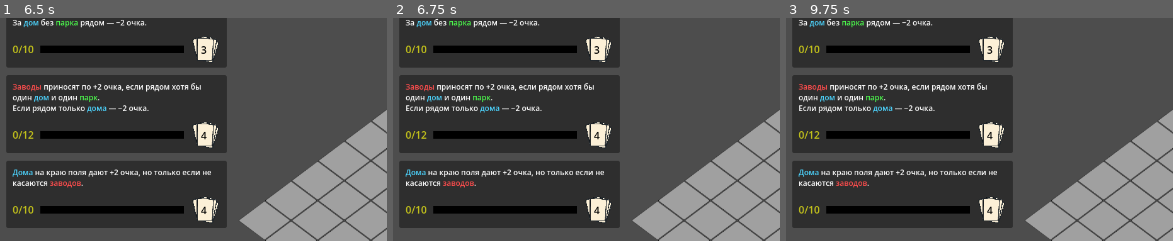
Above: before the commit, frames 1-3 (left to right).
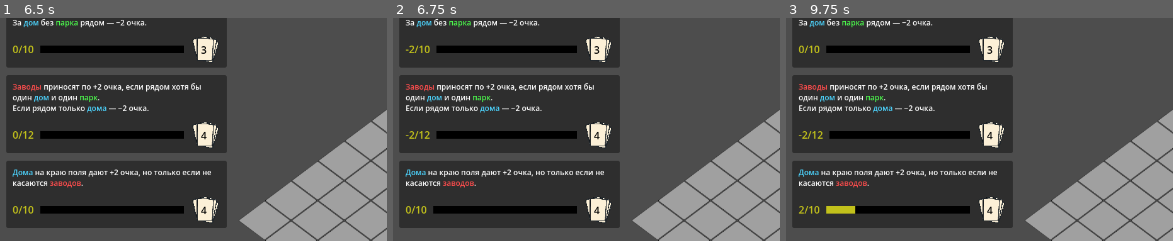
Above: after the commit, the same moments.

Repository: Suruks/Deck-and-Districts-Godot
Game: Godot game, scene res://main.tscn
The game is run twice, just before and just after one commit, with the same random seed, the same clock (stepped at 60 frames per second) and the same inputs.
Inputs (mouse positions are % of the whole screen's width and height, from its top left):
- Up to frame 1 (6.5 s): tap Enter at 0.5, 2, 3.5 s; move the mouse to (7, 91) at 0.52 s; tap R every 0.75 s from 0.6 to 5.85 s; click (7, 91) at 0.67 s; tap Space at 1.25, 2.75, 4.25 s; move the mouse to (16, 91) at 1.27 s; click (16, 91) at 1.42 s; move the mouse to (26, 91) at 2.02 s; click (26, 91) at 2.17 s; move the mouse to (46, 71) at 2.77 s; click (46, 71) at 2.92 s; move the mouse to (83, 66) at 3.52 s; click (83, 66) at 3.67 s; move the mouse to (7, 91) at 4.27 s; click (7, 91) at 4.42 s; move the mouse to (16, 91) at 5.02 s; click (16, 91) at 5.17 s; move the mouse to (26, 91) at 5.77 s; click (26, 91) at 5.92 s
- Up to frame 2 (6.75 s): move the mouse to (74, 46) at 6.52 s; tap R at 6.6 s; click (74, 46) at 6.67 s
- Up to frame 3 (9.75 s): move the mouse to (7, 91) at 7.27 s; tap R every 0.75 s from 7.35 to 9.6 s; click (7, 91) at 7.42 s; move the mouse to (16, 91) at 8.02 s; click (16, 91) at 8.17 s; move the mouse to (26, 91) at 8.77 s; click (26, 91) at 8.92 s; move the mouse to (83, 66) at 9.52 s; click (83, 66) at 9.67 s
The pictures show only the part of the screen within x 0-50%, y 5-55%; the shares and areas given below are measured in that part.

Frame 1 is identical in both runs. In frame 2, 0.4% of the frame differs, in the area x 3-12%, y 12-55%; in frame 3, 0.5%, in the area x 3-19%, y 50-88%.

Commit message:
points calculation added

Diff:
--- a/QuestDeck.gd
+++ b/QuestDeck.gd
@@ -15,6 +15,7 @@
 
 	# 1 — Город в зелени
 	var q1 = Quest.new()
+	q1.quest_type = "city_in_green"
 	q1.description = "За каждый [color=#4DD5FF]дом[/color], соседствующий с [color=#4DFF4D]парком[/color], +2 очка. За [color=#4DD5FF]дом[/color] без [color=#4DFF4D]парка[/color] рядом — −2 очка."
 	q1.reward_cards = 3
 	q1.target_progress = 10
@@ -23,6 +24,7 @@
 
 	# 2 — Баланс индустрии
 	var q2 = Quest.new()
+	q2.quest_type = "industrial_balance"
 	q2.description = "[color=#FF4D4D]Заводы[/color] приносят по +2 очка, если рядом хотя бы один [color=#4DD5FF]дом[/color] и один [color=#4DFF4D]парк[/color]. \nЕсли рядом только [color=#4DD5FF]дома[/color] — −2 очка."
 	q2.reward_cards = 4
 	q2.target_progress = 12
@@ -31,6 +33,7 @@
 
 	# 3 — Комфортные окраины
 	var q3 = Quest.new()
+	q3.quest_type = "cozy_suburbs"
 	q3.description = "[color=#4DD5FF]Дома[/color] на краю поля дают +2 очка, но только если не касаются [color=#FF4D4D]заводов[/color]."
 	q3.reward_cards = 4
 	q3.target_progress = 10
@@ -39,6 +42,7 @@
 
 	# 4 — Сердце культуры
 	var q4 = Quest.new()
+	q4.quest_type = "heart_of_culture"
 	q4.description = "Получай +3 очка за каждый [color=#FFD04D]культурный[/color] блок, соседствующий со всеми 4-мя видами кварталов."
 	q4.reward_cards = 6
 	q4.target_progress = 15
@@ -47,6 +51,7 @@
 
 	# 5 — Пояс жизни
 	var q5 = Quest.new()
+	q5.quest_type = "life_belt"
 	q5.description = "Получай +4 очка за каждую цепочку из 4 клеток, где чередуются [color=#4DFF4D]природные[/color] и [color=#4DD5FF]жилые[/color] блоки."
 	q5.reward_cards = 3
 	q5.target_progress = 12
@@ -55,6 +60,7 @@
 
 	# 6 — Душа города
 	var q6 = Quest.new()
+	q6.quest_type = "soul_of_city"
 	q6.description = "Построй цепочку из 8 [color=#FFD04D]культурных[/color] блоков, соединённых по соседству."
 	q6.reward_cards = 6
 	q6.target_progress = 8
@@ -63,6 +69,6 @@
 
 
 func draw_quest() -> Quest:
-	if quests.size() == 0:
+	if quests.is_empty():
 		return null
 	return quests.pop_front()
--- /dev/null
+++ b/QuestManager.gd
@@ -0,0 +1,40 @@
+class_name QuestManager
+extends Node
+
+@export var quest_ui_scene: PackedScene
+@export var active_quests_container: VBoxContainer
+
+var quest_deck: QuestDeck
+var active_quests: Array = []
+
+func _init(_quest_deck: QuestDeck):
+	quest_deck = _quest_deck
+
+func setup_quests(count := 3):
+	active_quests.clear()
+	for child in active_quests_container.get_children():
+		child.queue_free()
+
+	for i in range(count):
+		var q = quest_deck.draw_quest()
+		if q == null:
+			break
+		active_quests.append(q)
+
+		var ui = quest_ui_scene.instantiate()
+		ui.quest = q
+		active_quests_container.add_child(ui)
+		ui.call_deferred("update_ui")
+
+
+func compute_all_scores(grid: Array, grid_size: int) -> int:
+	var total_score := 0
+	for q in active_quests:
+		var score = q.calculate_score(grid, grid_size)
+		total_score += score
+		print("[QuestManager] %s: %d" % [q.quest_type, score])
+
+		for child in active_quests_container.get_children():
+			if "update_ui" in child:
+				child.update_ui()
+	return total_score
--- a/input.gd
+++ b/input.gd
@@ -59,6 +59,7 @@
 	# Обновляем лейбл
 	main_ref.deck_label.text = str(main_ref.deck.cards.size())
 
+
 	# Очистка состояния
 	main_ref.selected_card = null
 	main_ref.selected_card_index = -1
--- a/main.gd
+++ b/main.gd
@@ -3,6 +3,7 @@
 @onready var hand_script: Hand = $CanvasLayer/HandContainer as Hand
 @onready var deck: Deck = Deck.new()
 @onready var quest_deck: QuestDeck = QuestDeck.new()
+@onready var quest_manager = QuestManager.new(quest_deck)
 
 # --- Параметры сетки ---
 var grid_size = 10
@@ -58,8 +59,6 @@
 	# --- Генерация руки ---
 	setup_hand()
 
-	setup_quests()
-
 	# --- Спрайт колоды ---
 	deck_sprite = Sprite2D.new()
 	deck_sprite.texture = preload("res://deck.png")
@@ -86,10 +85,26 @@
 	input_node.grid_size = grid_size
 	input_node.tile_width = tile_width
 	input_node.tile_height = tile_height
+	input_node.connect("card_placed", Callable(self, "update_quest_scores"))
 
 	# Квесты
+	# Создаём менеджер квестов
 	quest_deck.init_quests()
-	setup_quests()
+
+	quest_manager = QuestManager.new(quest_deck)
+	quest_manager.active_quests_container = active_quests_container
+	quest_manager.quest_ui_scene = quest_ui_scene
+	quest_manager.setup_quests() # теперь active_quests заполнен
+
+	print("Количество квестов в менеджере:", quest_manager.active_quests.size())
+	for q in quest_manager.active_quests:
+		print("Квест:", q.quest_type)
+
+	# Подключаем сигнал, чтобы пересчитывать очки при установке карты
+	input_node.connect("card_placed", Callable(self, "update_quest_scores"))
+
+	quest_manager.active_quests_container = active_quests_container
+	quest_manager.quest_ui_scene = quest_ui_scene
 
 
 @onready var active_quests_container: VBoxContainer = $CanvasLayer/MarginContainer/ActiveQuests
@@ -114,24 +129,12 @@
 	panel_instance.call_deferred("_update_size")
 	return panel_instance
 
-
-
-func setup_quests():
-	active_quests.clear()
-	for child in active_quests_container.get_children():
-		child.queue_free()
-
-	# Берём 3 квеста из колоды
-	for i in range(3):
-		var q = quest_deck.draw_quest()
-		if q == null:
-			break
-		active_quests.append(q)
-
-		var ui = quest_ui_scene.instantiate()
-		ui.quest = q
-		active_quests_container.add_child(ui)
-		ui.call_deferred("update_ui")
+func update_quest_scores():
+	if quest_manager == null:
+		return
+	var total = quest_manager.compute_all_scores(grid, grid_size)
+	#quest
+	print("Общий счёт квестов:", total)
 
 
 # --- Генерация руки ---
--- a/quest.gd
+++ b/quest.gd
@@ -1,10 +1,145 @@
 class_name Quest
-extends Resource  # используем Resource, чтобы удобно хранить данные
+extends Resource
 
 @export var description: String = ""
 @export var reward_cards: int = 0
 @export var current_progress: int = 0
 @export var target_progress: int = 1
+@export var quest_type: String = "" # имя или тип квеста (например "city_in_green")
 
 func is_completed() -> bool:
 	return current_progress >= target_progress
+
+
+func calculate_score(grid: Array, grid_size: int) -> int:
+	var score := 0
+	match quest_type:
+		"city_in_green":
+			score = _calc_city_in_green(grid, grid_size)
+		"industrial_balance":
+			score = _calc_industrial_balance(grid, grid_size)
+		"cozy_suburbs":
+			score = _calc_cozy_suburbs(grid, grid_size)
+		"heart_of_culture":
+			score = _calc_heart_of_culture(grid, grid_size)
+		"life_belt":
+			score = _calc_life_belt(grid, grid_size)
+		"soul_of_city":
+			score = _calc_soul_of_city(grid, grid_size)
+		_:
+			score = 0
+
+	current_progress = score
+	return score
+
+# --- 1. Город в зелени ---
+func _calc_city_in_green(grid, grid_size):
+	var bonus := 0
+	for y in range(grid_size):
+		for x in range(grid_size):
+			var block = grid[y][x]
+			if block == "residential":
+				var near_nature = _has_neighbor(grid, x, y, grid_size, "nature")
+				bonus += 2 if near_nature else -2
+	return bonus
+
+
+# --- 2. Баланс индустрии ---
+func _calc_industrial_balance(grid, grid_size):
+	var bonus := 0
+	for y in range(grid_size):
+		for x in range(grid_size):
+			if grid[y][x] == "industrial":
+				var has_house = _has_neighbor(grid, x, y, grid_size, "residential")
+				var has_park = _has_neighbor(grid, x, y, grid_size, "nature")
+				if has_house and has_park:
+					bonus += 2
+				elif has_house and not has_park:
+					bonus -= 2
+	return bonus
+
+
+# --- 3. Комфортные окраины ---
+func _calc_cozy_suburbs(grid, grid_size):
+	var bonus := 0
+	for y in range(grid_size):
+		for x in range(grid_size):
+			if grid[y][x] == "residential" and (x == 0 or y == 0 or x == grid_size - 1 or y == grid_size - 1):
+				if not _has_neighbor(grid, x, y, grid_size, "industrial"):
+					bonus += 2
+	return bonus
+
+
+# --- 4. Сердце культуры ---
+func _calc_heart_of_culture(grid, grid_size):
+	var bonus := 0
+	for y in range(grid_size):
+		for x in range(grid_size):
+			if grid[y][x] == "culture":
+				var neighbor_types := {}
+				for dir in [[-1,0],[1,0],[0,-1],[0,1]]:
+					var nx = x + dir[0]
+					var ny = y + dir[1]
+					if nx >= 0 and ny >= 0 and nx < grid_size and ny < grid_size:
+						var ntype = grid[ny][nx]
+						if ntype != null:
+							neighbor_types[ntype] = true
+				if "residential" in neighbor_types and "industrial" in neighbor_types and "nature" in neighbor_types and "culture" in neighbor_types:
+					bonus += 3
+	return bonus
+
+
+# --- 5. Пояс жизни ---
+func _calc_life_belt(grid, grid_size):
+	var bonus := 0
+	for y in range(grid_size):
+		for x in range(grid_size):
+			for dir in [[1,0],[0,1]]:
+				var seq := []
+				for k in range(4):
+					var nx = x + k * dir[0]
+					var ny = y + k * dir[1]
+					if nx >= grid_size or ny >= grid_size:
+						break
+					seq.append(grid[ny][nx])
+				if seq.size() == 4:
+					var pattern = ",".join(seq)
+					if pattern.match("^(nature,residential|residential,nature)(,nature,residential|,residential,nature){1,}$"):
+						bonus += 4
+	return bonus
+
+
+# --- 6. Душа города ---
+func _calc_soul_of_city(grid, grid_size):
+	var max_chain := 0
+	for y in range(grid_size):
+		for x in range(grid_size):
+			if grid[y][x] == "culture":
+				var visited := {}
+				var chain_len := _dfs_culture(grid, x, y, grid_size, visited)
+				if chain_len > max_chain:
+					max_chain = chain_len
+	return min(max_chain, 8)
+
+
+func _dfs_culture(grid, x, y, grid_size, visited: Dictionary) -> int:
+	var key = str(x) + "," + str(y)
+	if x < 0 or y < 0 or x >= grid_size or y >= grid_size:
+		return 0
+	if grid[y][x] != "culture" or visited.has(key):
+		return 0
+	visited[key] = true
+	var max_len := 1
+	for dir in [[0,-1],[1,0],[0,1],[-1,0]]:
+		max_len = max(max_len, 1 + _dfs_culture(grid, x + dir[0], y + dir[1], grid_size, visited.duplicate()))
+	return max_len
+
+
+# --- Вспомогательная функция ---
+func _has_neighbor(grid, x, y, grid_size, target_type):
+	for dir in [[-1,0],[1,0],[0,-1],[0,1]]:
+		var nx = x + dir[0]
+		var ny = y + dir[1]
+		if nx >= 0 and ny >= 0 and nx < grid_size and ny < grid_size and grid[ny][nx] == target_type:
+			return true
+	return false
Not shown, added: QuestManager.gd.uid
